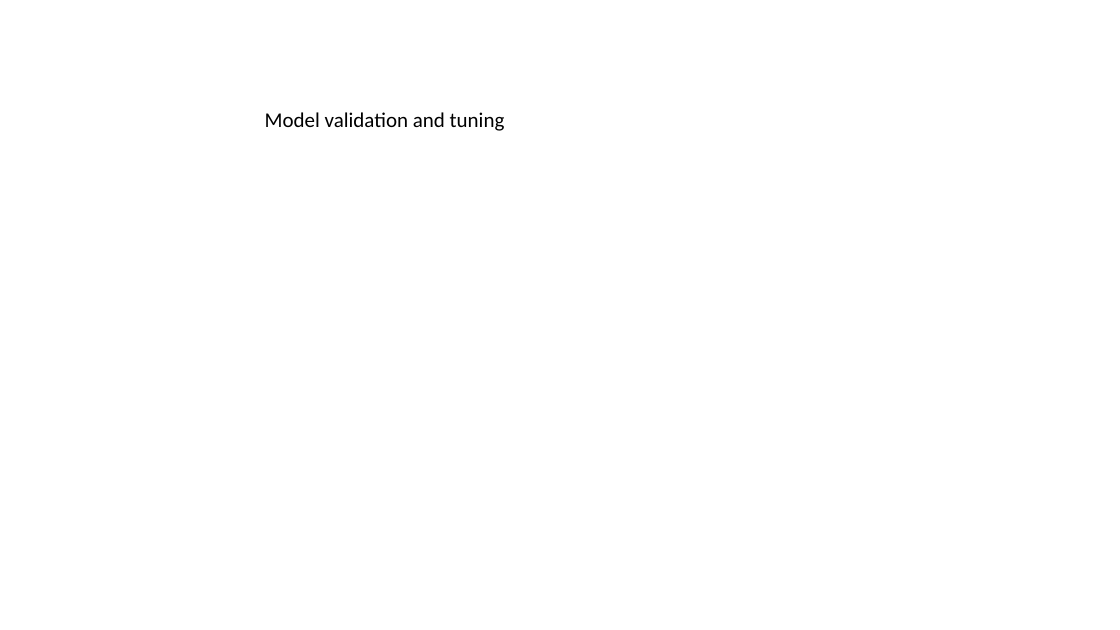
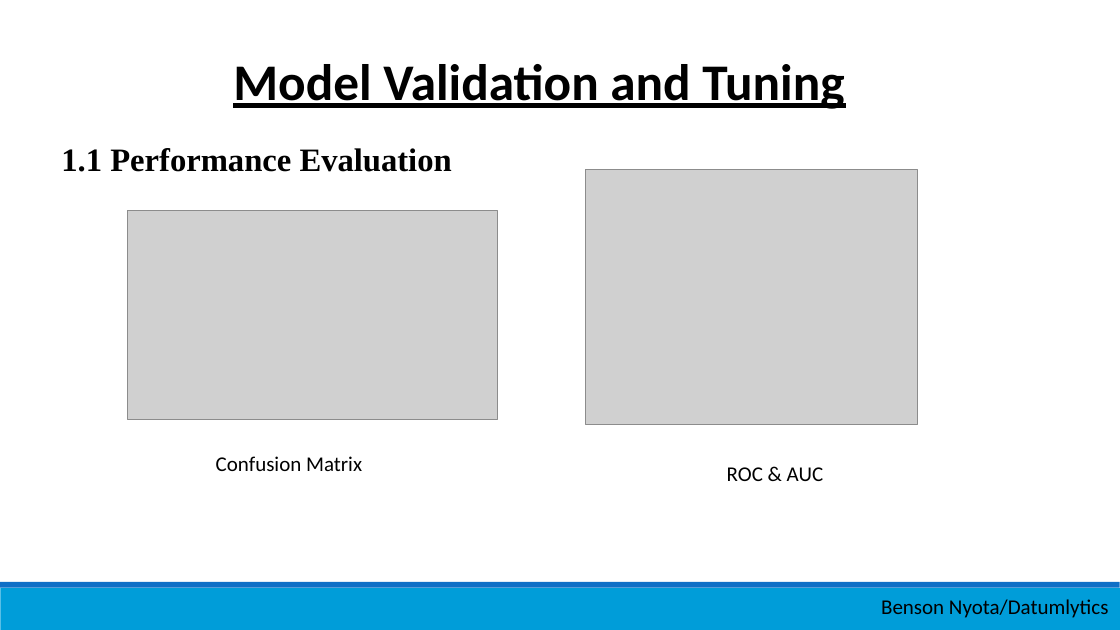
Before and after one commit to Nyotabenson/March24_Resources, a slide deck: slide 12 of 21_Intro... Machine Learning/Introduction_to_ML.pptx (slide 9 before the commit). Drawn at 1120x630 pixels with LibreOffice and Linux fonts; fonts in the diff are those of the drawing; grey boxes stand for pictures. Boxes give left, top, right and bottom in pixels: in the first picture for what was removed or moved away, otherwise in the second. Text is boxed around its words. In the diff, an @@ line names an element or a change of style, - is before the commit and + after.

```diff
--- a/21_Intro... Machine Learning/Introduction_to_ML.pptx
+++ b/21_Intro... Machine Learning/Introduction_to_ML.pptx
@@ text at [233, 64, 844, 109]: text changed; size 18 to 44 pt; bold on @@
-Model validation and tuning
+Model Validation and Tuning
@@ text added at [61, 148, 452, 172], 28 pt, text #000000, bold @@
+1.1 Performance Evaluation
@@ picture added at [586, 170, 918, 424] @@
@@ picture added at [127, 211, 497, 419] @@
@@ text added at [216, 456, 362, 471], 18 pt, text #000000 @@
+Confusion Matrix
@@ text added at [727, 467, 823, 481], 18 pt, text #000000 @@
+ROC & AUC
@@ rectangle added at [0, 588, 1120, 630], fill #009DD9 @@
@@ rectangle added at [0, 582, 1120, 588], fill #0F6FC6 @@
@@ text added at [881, 599, 1109, 618], 18 pt, text #000000 @@
+Benson Nyota/Datumlytics
```
Also in this commit, not shown: 5 other slides changed, 9 slides added, 6 slides removed, 3 other files.
